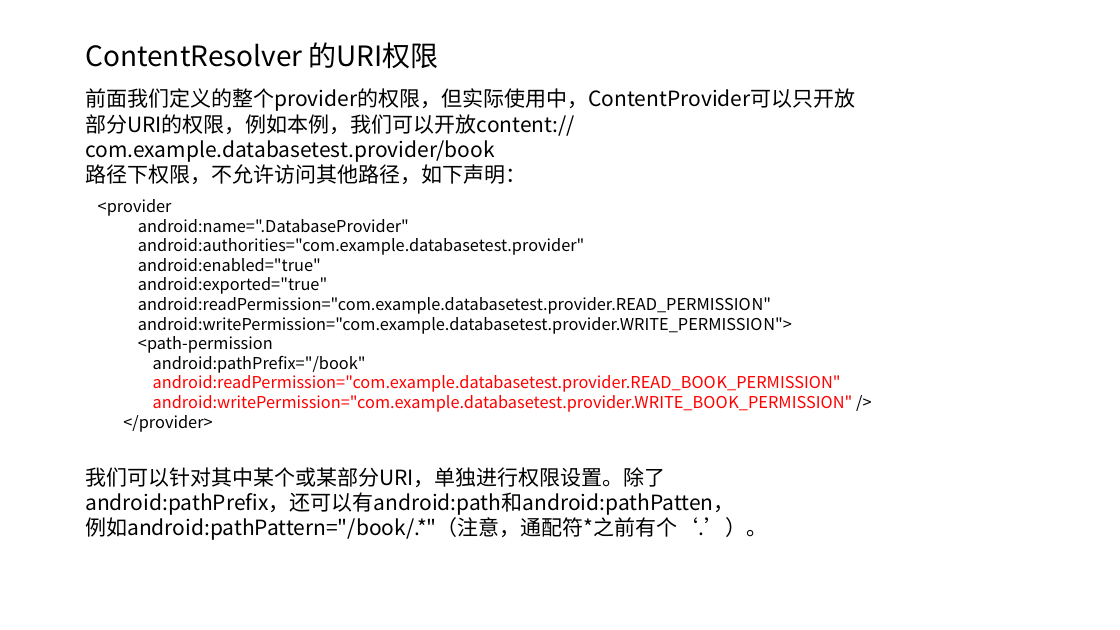
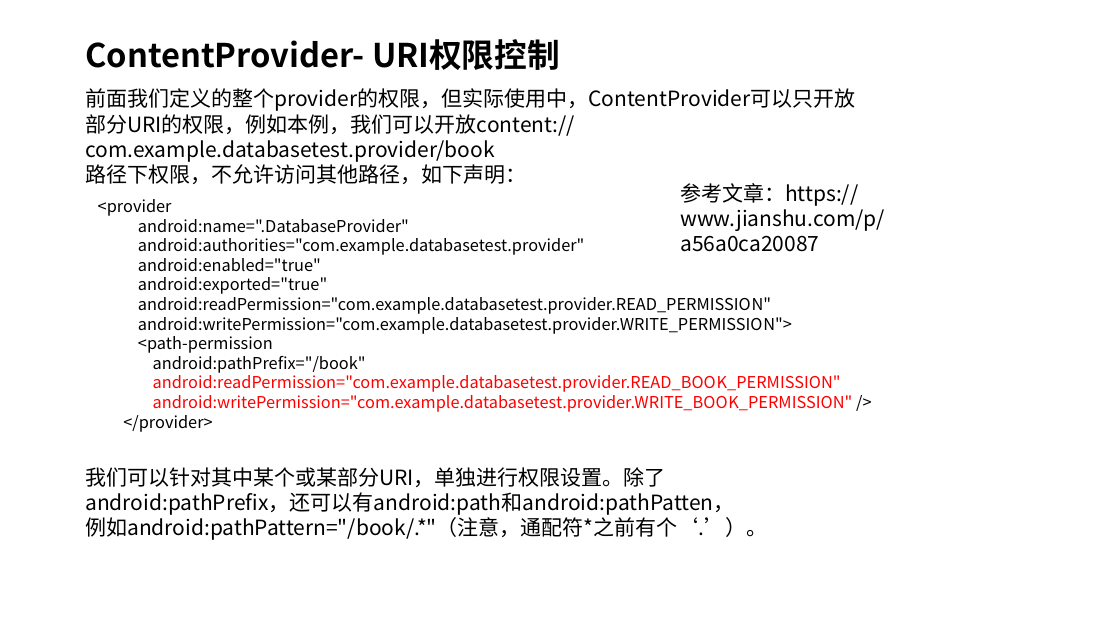
Before and after one commit to MultmediaMetaverse/LearningMultiMedia, a slide deck: slide 35 of Android 持久化技术+跨程序共享数据技术ContentProvider详解.pptx (slide 38 before the commit). Drawn at 1120x630 pixels with LibreOffice and Linux fonts; fonts in the diff are those of the drawing. Boxes give left, top, right and bottom in pixels: in the first picture for what was removed or moved away, otherwise in the second. Text is boxed around its words. In the diff, an @@ line names an element or a change of style, - is before the commit and + after.

```diff
--- a/Android 持久化技术+跨程序共享数据技术ContentProvider详解.pptx
+++ b/Android 持久化技术+跨程序共享数据技术ContentProvider详解.pptx
@@ title at [85, 39, 560, 70]: text changed; size 24 to 28 pt; bold on @@
-ContentResolver 的URI权限
+ContentProvider- URI权限控制
@@ text added at [680, 183, 885, 252], 18 pt, text #000000 @@
+参考文章：https://www.jianshu.com/p/a56a0ca20087
```
Also in this commit, not shown: 30 other slides changed, 2 slides added, 1 slide removed.
